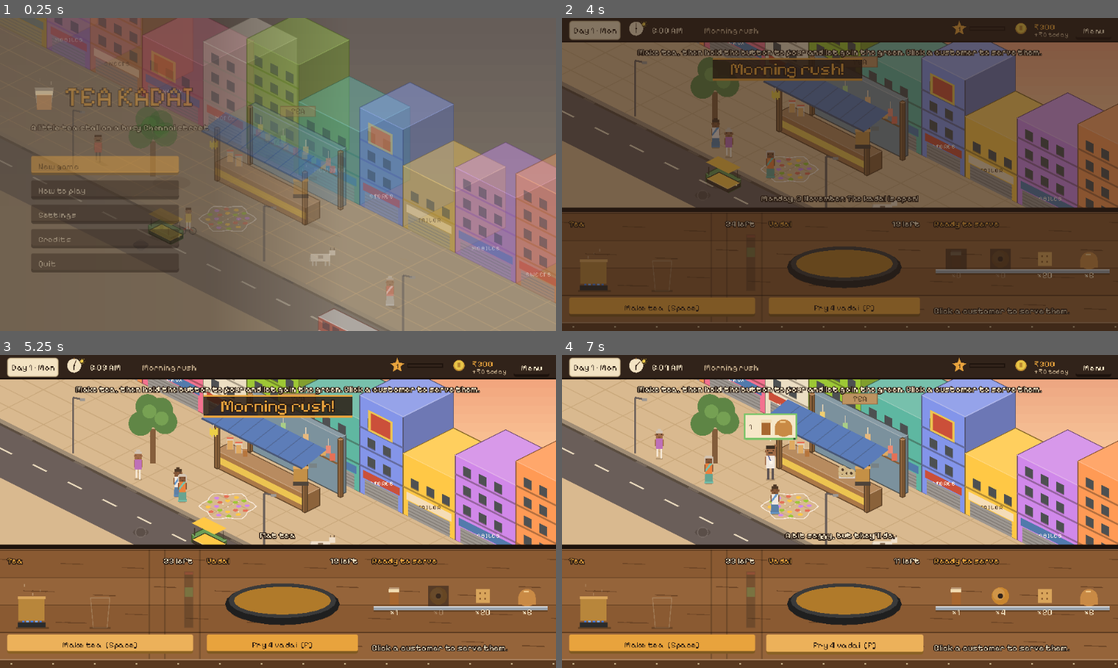
Above: before the commit, frames 1-4 (two rows, left to right).
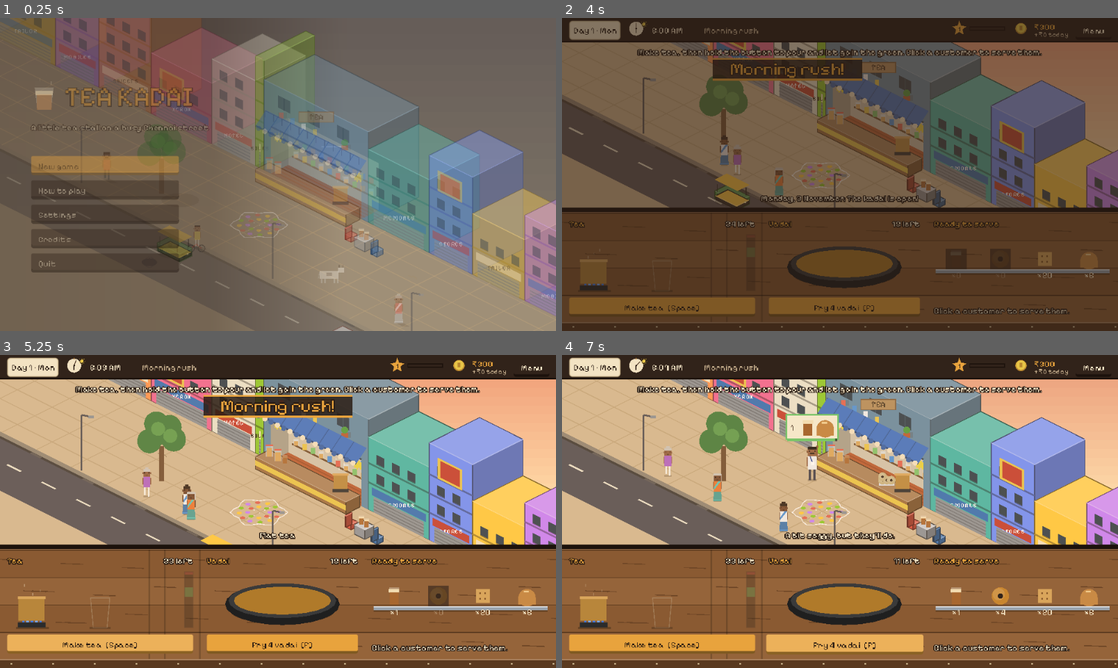
Above: after the commit, the same moments.

Repository: praveenjuge/tea-kadai
Game: Godot game, scene res://main.tscn
Two runs of this game, one before a commit and one after it. Both use one fixed random seed, a clock stepped at 60 frames per second and the inputs below.
Inputs:
- Up to frame 1 (0.25 s): no input
- Up to frame 2 (4 s): click "New game" at 0.5 s; click "Skip" at 1.25 s; click "Prices" at 2 s; click "Done" at 2.75 s; click "Open the kadai →" at 3.5 s
- Up to frame 3 (5.25 s): click "Make tea [Space]" at 4.25 s; click "Hold to pour [Space]" at 5 s
- Up to frame 4 (7 s): click "Fry 4 vadai [F]" at 5.75 s; click "Lift them out [F]" at 6.5 s

The runs differ from the first frame. In frame 1, 33% of the frame differs, in the area x 0-100%, y 0-100%; in frame 2, 24%; in frame 3, 29%; in frame 4, 31%.

Commit message:
Make the kadai a real shop in the building row
The tea kadai is now the ground floor of its own building between the
neighbouring shops: an open front showing shelves, jars and bananas
inside, a counter across the front, a short scalloped awning, the sign
on the wall above, a flat with a balcony and washing upstairs, and a
steel table with plastic chairs on the pavement. Customers stand at
the counter; the fifth spot is by the table outside.

Diff:
--- a/scripts/ui/street_scenery.gd
+++ b/scripts/ui/street_scenery.gd
@@ -95,8 +95,17 @@
 	var night := _view.service().clock.minutes() > 1120.0
 	var x := -20.0
 	var i := 0
+	var kadai_done := false
 	while x < 26.0:
+		# The kadai's own building takes its place in the row.
+		if not kadai_done and x >= StreetView.SHOP_FROM.x - 0.01:
+			_view.draw_kadai_building()
+			x = StreetView.SHOP_TO.x
+			kadai_done = true
+			continue
 		var width := 2.5 + float((i * 7) % 3) * 0.5
+		if not kadai_done and x + width > StreetView.SHOP_FROM.x:
+			width = StreetView.SHOP_FROM.x - x
 		var height := 70.0 + float((i * 37) % 5) * 14.0
 		var color := BUILDING_COLORS[(i * 5) % BUILDING_COLORS.size()]
 		var from := Vector2(x, -3.6)
@@ -162,7 +171,7 @@
 	for crack in [Vector2(-2.3, 2.1), Vector2(8.6, 3.4), Vector2(11.2, 1.2)]:
 		var a := _view._iso(crack)
 		_view.draw_polyline(PackedVector2Array([a, a + Vector2(4, 2), a + Vector2(6, 1), a + Vector2(10, 4)]), PAVEMENT_LINE.darkened(0.15), 1.0)
-	_draw_kolam(Vector2(4.0, 3.9))
+	_draw_kolam(Vector2(4.0, 2.6))
 	# Kerb, drain with grates, road, and lane markings.
 	_view._quad(Vector2(-30, 5.4), Vector2(30, 5.65), Color("8c8273"))
 	_view._quad(Vector2(-30, 5.65), Vector2(30, 5.8), Color("3a3634"))
@@ -225,9 +234,9 @@
 	if not sun_up() or _view.service().is_raining():
 		return
 	var shade := Color(0.2, 0.12, 0.05, 0.22)
-	var offset := shadow_offset(60.0)
-	var footprint := [_view._iso(Vector2(1.4, -0.3)), _view._iso(Vector2(6.6, -0.3)),
-		_view._iso(Vector2(6.6, 2.0)), _view._iso(Vector2(1.4, 2.0))]
+	var offset := shadow_offset(30.0)
+	var footprint := [_view._iso(StreetView.COUNTER_FROM), _view._iso(Vector2(StreetView.COUNTER_TO.x, StreetView.COUNTER_FROM.y)),
+		_view._iso(StreetView.COUNTER_TO), _view._iso(Vector2(StreetView.COUNTER_FROM.x, StreetView.COUNTER_TO.y))]
 	var cast := PackedVector2Array([footprint[2], footprint[3], footprint[3] + offset, footprint[2] + offset])
 	_view.draw_colored_polygon(cast, shade)
 	var tree := _view._iso(Vector2(-0.6, 3.6))
--- a/scripts/ui/street_view.gd
+++ b/scripts/ui/street_view.gd
@@ -10,8 +10,21 @@
 const HALF_W := 20.0
 const HALF_H := 10.0
 ## Where customers stand at the counter, in tile coordinates.
-## The fifth spot, at the bench, opens with the bench upgrade.
-const SEAT_TILES: Array[Vector2] = [Vector2(1.9, 2.9), Vector2(3.4, 2.9), Vector2(4.9, 2.9), Vector2(6.4, 2.9), Vector2(7.9, 2.9)]
+## Customers stand at the shop's counter. The fifth spot, by the table
+## outside, opens with the bench upgrade.
+const SEAT_TILES: Array[Vector2] = [Vector2(1.9, 1.0), Vector2(3.4, 1.0), Vector2(4.9, 1.0), Vector2(6.4, 1.0), Vector2(8.3, 1.9)]
+## The kadai's building in the row (back corner to front corner, in tiles),
+## how tall it is, and how tall the shop's open front is.
+const SHOP_FROM := Vector2(1.0, -3.6)
+const SHOP_TO := Vector2(7.0, -0.7)
+const SHOP_HEIGHT := 104.0
+const SHOP_OPENING := 54.0
+## The counter across the shop front, and the table outside.
+const COUNTER_FROM := Vector2(1.4, -0.6)
+const COUNTER_TO := Vector2(6.6, 0.2)
+const COUNTER_MID_Y := -0.2
+const COUNTER_HEIGHT := 14.0
+const SEATING := Vector2(8.0, 0.6)
 ## The edge of the road that customers walk in from and leave to.
 const ROAD_EDGE_Y := 6.6
 const WALK_SECONDS := 0.7
@@ -158,15 +171,13 @@
 # --- Drawing --------------------------------------------------------------
 
 func _draw() -> void:
-	_origin = Vector2(roundf(size.x * 0.5 - 60.0), roundf(size.y * 0.5 - 28.0))
+	_origin = Vector2(roundf(size.x * 0.5 - 50.0), roundf(size.y * 0.5 - 8.0))
 	_scenery.draw_sky()
 	_scenery.draw_buildings()
 	_scenery.draw_ground()
 	_scenery.draw_shadows()
 	_draw_stall()
 	_draw_tree(Vector2(-0.6, 3.6))
-	if _service.state.has_upgrade("bench"):
-		_box(Vector2(7.1, 2.3), Vector2(8.7, 2.7), 9, WOOD.lightened(0.1), WOOD.darkened(0.1), WOOD.darkened(0.3))
 	_draw_cow(Vector2(9.4, 3.9))
 	for seat in _service.seats.size():
 		var customer = _service.seats[seat]
@@ -207,81 +218,177 @@
 	return Vector2(to.x - 1.0, ROAD_EDGE_Y).lerp(to, t)
 
 
-func _draw_stall() -> void:
-	# The stall starts faded; fresh paint makes it bright.
+## The kadai's building in the street's row: the shop on the ground floor,
+## open at the front so you can see in, with flats above. Drawn by the
+## scenery in row order so the neighbours overlap it correctly.
+func draw_kadai_building() -> void:
 	var painted := _service.state.has_upgrade("paint")
 	var paint := STALL_PAINT if painted else STALL_PAINT.lerp(Color("8a8f94"), 0.55)
-	_box(Vector2(1.4, -0.3), Vector2(6.6, 0.0), 66, paint.lightened(0.1), paint, paint.darkened(0.2))
+	var x0 := SHOP_FROM.x
+	var x1 := SHOP_TO.x
+	var front := SHOP_TO.y
+	var back := SHOP_FROM.y
+	_box(Vector2(x0, back), Vector2(x1, front), SHOP_HEIGHT, paint.lightened(0.1), paint, paint.darkened(0.25))
+	# Inside the shop, seen through the open front: floor, side wall, back wall.
+	var in0 := x0 + 0.4
+	var in1 := x1 - 0.4
+	var deep := front - 1.0
+	var tiles := PackedVector2Array([_iso(Vector2(in0, deep)), _iso(Vector2(in1, deep)), _iso(Vector2(in1, front)), _iso(Vector2(in0, front))])
+	draw_colored_polygon(tiles, Color("b5582f"))
+	for t in 4:
+		var y := lerpf(deep, front, (t + 1) / 5.0)
+		draw_line(_iso(Vector2(in0, y)), _iso(Vector2(in1, y)), Color("9a4a26"), 1.0)
+	var wall := Color("e8d9b8") if painted else Color("cfc4ad")
+	draw_colored_polygon(PackedVector2Array([_iso(Vector2(in0, deep)), _iso(Vector2(in0, front)),
+		_iso(Vector2(in0, front), SHOP_OPENING), _iso(Vector2(in0, deep), SHOP_OPENING)]), wall.darkened(0.2))
+	draw_colored_polygon(PackedVector2Array([_iso(Vector2(in0, deep)), _iso(Vector2(in1, deep)),
+		_iso(Vector2(in1, deep), SHOP_OPENING), _iso(Vector2(in0, deep), SHOP_OPENING)]), wall)
+	_draw_shop_inside(in0, in1, deep, front)
+	# The front wall around the opening: pillars and the wall above.
+	_wall_quad(x0, in0, front, 0.0, SHOP_OPENING, paint)
+	_wall_quad(in1, x1, front, 0.0, SHOP_OPENING, paint)
+	_wall_quad(x0, x1, front, SHOP_OPENING, SHOP_HEIGHT, paint)
+	draw_line(_iso(Vector2(in0, front), SHOP_OPENING), _iso(Vector2(in1, front), SHOP_OPENING), paint.darkened(0.5), 2.0)
 	if not painted:
-		for stain in [Vector2(2.3, 0.0), Vector2(4.8, 0.0)]:
-			var at := _iso(stain, 18)
-			draw_rect(Rect2(at, Vector2(9, 5)), Color(0.3, 0.25, 0.2, 0.25))
+		for stain in [Vector2(x0 + 0.8, front), Vector2(x1 - 1.5, front)]:
+			draw_rect(Rect2(_iso(stain, SHOP_OPENING + 20), Vector2(10, 6)), Color(0.3, 0.25, 0.2, 0.25))
+	_draw_flat_above(x0, x1, front, paint)
+	_draw_shop_sign((x0 + x1) / 2.0, front, painted)
+
+
+func _wall_quad(from_x: float, to_x: float, y: float, low: float, high: float, color: Color) -> void:
+	draw_colored_polygon(PackedVector2Array([_iso(Vector2(from_x, y), low), _iso(Vector2(to_x, y), low),
+		_iso(Vector2(to_x, y), high), _iso(Vector2(from_x, y), high)]), color)
+
+
+func _draw_shop_inside(in0: float, in1: float, deep: float, front: float) -> void:
+	# Two shelves of jars and packets on the back wall, and a tube light.
+	var colors := [Color("e0604e"), Color("e8c547"), Color("7cc46a"), Color("d9a55b"), Color("4a90d9")]
+	for shelf in 2:
+		var up := 12.0 + shelf * 14.0
+		var left := _iso(Vector2(in0 + 0.2, deep), up)
+		var right := _iso(Vector2(in1 - 0.2, deep), up)
+		draw_line(left, right, WOOD.darkened(0.3), 2.0)
+		for i in 10:
+			var at := left.lerp(right, (i + 0.5) / 10.0)
+			if shelf == 0 and i % 3 == 0:
+				draw_rect(Rect2(at + Vector2(-3, -8), Vector2(6, 8)), Color(0.9, 0.95, 1.0, 0.5))
+				draw_rect(Rect2(at + Vector2(-2, -5), Vector2(4, 5)), Color("d9a55b"))
+			else:
+				draw_rect(Rect2(at + Vector2(-2, -7), Vector2(5, 7)), colors[(i + shelf) % colors.size()])
+	var tube := _iso(Vector2((in0 + in1) / 2.0, deep), SHOP_OPENING - 6)
+	var night := _service.clock.minutes() > 1080.0
+	draw_rect(Rect2(tube + Vector2(-14, 0), Vector2(28, 2)), Color("fffbe8") if night else Color("dfe5ea"))
+	if night:
+		draw_circle(tube + Vector2(0, 14), 30.0, Color(1, 0.98, 0.85, 0.12))
 	if _service.state.has_upgrade("radio"):
-		_draw_radio_and_posters()
-	# Shelf with snack packets and jars on the back wall.
-	var shelf_l := _iso(Vector2(1.6, 0.0), 34)
-	var shelf_r := _iso(Vector2(6.4, 0.0), 34)
-	draw_line(shelf_l, shelf_r, WOOD.darkened(0.3), 2.0)
-	var packet_colors := [Color("e0604e"), Color("e8c547"), Color("7cc46a"), Color("d9a55b")]
-	for i in 9:
-		var at := shelf_l.lerp(shelf_r, (i + 0.5) / 9.0)
-		draw_rect(Rect2(at + Vector2(-3, -9), Vector2(6, 8)), packet_colors[i % packet_colors.size()])
+		_draw_radio_and_posters(in0, deep)
+	if _service.state.has_upgrade("fan"):
+		var fan := _iso(Vector2(in1 - 0.6, deep), 44)
+		draw_rect(Rect2(fan + Vector2(-1, 0), Vector2(2, 8)), Color("4a4a4a"))
+		draw_circle(fan, 7.0, Color(0.85, 0.88, 0.92, 0.35))
+		for i in 3:
+			var a := _time * 18.0 + i * TAU / 3.0
+			draw_line(fan, fan + Vector2(cos(a), sin(a) * 0.6) * 7.0, Color("dfe5ea"), 2.0)
+		draw_circle(fan, 1.5, Color("4a4a4a"))
+	# Bunches of bananas hanging just inside the front.
+	for spot in [in0 + 0.3, in1 - 0.3]:
+		var hook := _iso(Vector2(spot, front - 0.15), SHOP_OPENING - 2)
+		draw_line(hook, hook + Vector2(0, 4), Color("ded4bf"), 1.0)
+		for i in 5:
+			draw_rect(Rect2(hook + Vector2(-5 + i * 2, 4 + (i % 2) * 2), Vector2(2, 8)), Color("e8d23c"))
+
+
+## The flat above the shop: windows, a balcony with a plant and washing.
+func _draw_flat_above(x0: float, x1: float, front: float, paint: Color) -> void:
+	var night := _service.clock.minutes() > 1120.0
+	for w in 3:
+		var gx := x0 + 0.8 + w * 1.7
+		var at := _iso(Vector2(gx, front), SHOP_HEIGHT - 10.0)
+		var glass := Color("ffe9a8") if night and w != 1 else Color("2a3a48")
+		draw_colored_polygon(PackedVector2Array([at, at + Vector2(14, 7), at + Vector2(14, 21), at + Vector2(0, 14)]), glass)
+		draw_line(at + Vector2(7, 3.5), at + Vector2(7, 17.5), paint.darkened(0.45), 1.0)
+	var rail_l := _iso(Vector2(x0 + 0.3, front + 0.25), SHOP_HEIGHT - 30.0)
+	var rail_r := _iso(Vector2(x1 - 0.3, front + 0.25), SHOP_HEIGHT - 30.0)
+	draw_line(rail_l, rail_r, Color("3a3a40"), 1.0)
+	for i in 12:
+		var post := rail_l.lerp(rail_r, i / 11.0)
+		draw_line(post, post + Vector2(0, 8), Color("3a3a40"), 1.0)
+	var washing := [Color("e0604e"), Color("4a90d9"), Color("eef0f2"), Color("e8c547")]
 	for i in 4:
-		var hang := _iso(Vector2(2.0 + i * 1.3, 0.0), 58)
-		draw_line(hang, hang + Vector2(0, 8), Color("ded4bf"), 1.0)
-		draw_rect(Rect2(hang + Vector2(-3, 8), Vector2(6, 9)), packet_colors[(i + 1) % packet_colors.size()].lightened(0.2))
-
-	# Pillars, counter, and the roof.
-	for corner in [Vector2(1.4, 0.0), Vector2(6.6, 0.0)]:
-		_box(corner + Vector2(0, 0.0), corner + Vector2(0.15, 0.15), 66, WOOD, WOOD.darkened(0.2), WOOD.darkened(0.35))
-	if _service.state.has_upgrade("counter"):
-		_box(Vector2(0.2, 1.2), Vector2(1.4, 2.0), 20, WOOD.lightened(0.15), WOOD, WOOD.darkened(0.25))
-		var stove := _iso(Vector2(0.8, 1.6), 20)
-		draw_rect(Rect2(stove + Vector2(-8, -4), Vector2(16, 4)), Color("2b2b2b"))
-		draw_rect(Rect2(stove + Vector2(-7, -14), Vector2(14, 10)), Color("6a6f75"))
-		draw_rect(Rect2(stove + Vector2(-8, -15), Vector2(16, 2)), Color("9aa3ad"))
-	_box(Vector2(1.4, 1.2), Vector2(6.6, 2.0), 20, WOOD.lightened(0.15), WOOD, WOOD.darkened(0.25))
-	_quad_up(Vector2(1.4, 1.95), Vector2(6.6, 2.0), 14, 6, Color("e8c547"))
-	for corner in [Vector2(1.4, 1.9), Vector2(6.45, 1.9)]:
-		_box(corner, corner + Vector2(0.15, 0.15), 60, WOOD, WOOD.darkened(0.2), WOOD.darkened(0.35))
+		var at := rail_l.lerp(rail_r, 0.15 + i * 0.12) + Vector2(0, -6)
+		draw_rect(Rect2(at, Vector2(5, 7)), washing[i])
+	var pot := rail_l.lerp(rail_r, 0.85)
+	draw_rect(Rect2(pot + Vector2(-4, -6), Vector2(8, 6)), Color("b5582f"))
+	draw_circle(pot + Vector2(0, -9), 4.0, Color("4a9a3a"))
+
+
+## Above the shop front: cardboard at first, a proper painted board once the
+## shop is painted, with bulbs around it once lit.
+func _draw_shop_sign(center_x: float, front: float, painted: bool) -> void:
+	var sign_at := _iso(Vector2(center_x, front), SHOP_OPENING + 34)
+	if not painted:
+		draw_rect(Rect2(sign_at + Vector2(-20, -9), Vector2(40, 12)), Color("b08a5a"))
+		draw_rect(Rect2(sign_at + Vector2(-20, -9), Vector2(40, 12)), Color("7a5a3a"), false, 1.0)
+		_text(sign_at, "TEA", Color("3a2a1a"), HORIZONTAL_ALIGNMENT_CENTER)
+		return
+	if _service.state.has_upgrade("sign"):
+		var lit := _service.clock.minutes() > 1050.0
+		for i in 12:
+			var bulb := sign_at + Vector2(-38 + i * 6.8, -13)
+			var on := lit and (int(_time * 4.0) + i) % 3 != 0
+			draw_rect(Rect2(bulb, Vector2(2, 2)), Color("fff3a8") if on else Color("8a7a4a"))
+			draw_rect(Rect2(bulb + Vector2(0, 17), Vector2(2, 2)), Color("fff3a8") if on else Color("8a7a4a"))
+		if lit:
+			draw_circle(sign_at + Vector2(0, -4), 46.0, Color(1.0, 0.95, 0.6, 0.12))
+	draw_rect(Rect2(sign_at + Vector2(-36, -11), Vector2(72, 15)), Color("e8c547"))
+	draw_rect(Rect2(sign_at + Vector2(-36, -11), Vector2(72, 15)), Color("b5321f"), false, 1.0)
+	_text(sign_at + Vector2(0, 1), "TEA KADAI", Color("b5321f"), HORIZONTAL_ALIGNMENT_CENTER)
+
+
+## In front of the shop: the counter and what's on it, the awning, plants,
+## and a table with plastic chairs on the pavement.
+func _draw_stall() -> void:
+	var big := _service.state.has_upgrade("counter")
+	var c0 := COUNTER_FROM.x - (0.2 if big else 0.0)
+	var c1 := COUNTER_TO.x + (0.2 if big else 0.0)
+	_box(Vector2(c0, COUNTER_FROM.y), Vector2(c1, COUNTER_TO.y), COUNTER_HEIGHT, WOOD.lightened(0.15), WOOD, WOOD.darkened(0.25))
+	_quad_up(Vector2(c0, COUNTER_TO.y - 0.05), Vector2(c1, COUNTER_TO.y), COUNTER_HEIGHT - 4.0, 4, Color("e8c547"))
 	_draw_counter_things()
-	# A tarp awning over the front, so the shelf behind stays visible.
-	var roof := [_iso(Vector2(1.1, 1.1), 66), _iso(Vector2(6.9, 1.1), 66), _iso(Vector2(6.9, 2.5), 58), _iso(Vector2(1.1, 2.5), 58)]
+	_draw_seating()
+	# A short tarp awning fixed above the open front, so you can still see in.
+	var top := SHOP_OPENING + 16.0
+	var reach := SHOP_TO.y + 0.6
+	var roof := [_iso(Vector2(SHOP_FROM.x + 0.1, SHOP_TO.y), top), _iso(Vector2(SHOP_TO.x - 0.1, SHOP_TO.y), top),
+		_iso(Vector2(SHOP_TO.x - 0.1, reach), top - 12.0), _iso(Vector2(SHOP_FROM.x + 0.1, reach), top - 12.0)]
 	draw_colored_polygon(PackedVector2Array(roof), TARP)
 	for i in range(1, 8):
 		var t := i / 8.0
 		draw_line(roof[0].lerp(roof[1], t), roof[3].lerp(roof[2], t), TARP.darkened(0.2), 1.0)
 	draw_line(roof[3], roof[2], TARP.darkened(0.4), 2.0)
-	# Bananas hanging under the awning's front edge.
-	var hook := _iso(Vector2(1.7, 2.4), 56)
-	draw_line(hook, hook + Vector2(0, 4), Color("ded4bf"), 1.0)
-	for i in 5:
-		draw_rect(Rect2(hook + Vector2(-5 + i * 2, 4 + (i % 2) * 2), Vector2(2, 8)), Color("e8d23c"))
+	# A scalloped edge along the front.
+	for i in 16:
+		var at: Vector2 = roof[3].lerp(roof[2], (i + 0.5) / 16.0)
+		draw_circle(at + Vector2(0, 1), 3.0, TARP.darkened(0.15) if i % 2 == 0 else Color("f3e3c3"))
 	if _service.state.has_upgrade("plants"):
 		_draw_plants_and_lights(roof)
-	# Sign board on top of the back wall: cardboard at first, a proper board once painted.
-	var sign_at := _iso(Vector2(4.0, -0.15), 80)
-	if not painted:
-		draw_rect(Rect2(sign_at + Vector2(-20, -9), Vector2(40, 12)), Color("b08a5a"))
-		draw_rect(Rect2(sign_at + Vector2(-20, -9), Vector2(40, 12)), Color("7a5a3a"), false, 1.0)
-		_text(sign_at + Vector2(0, 0), "TEA", Color("3a2a1a"), HORIZONTAL_ALIGNMENT_CENTER)
-		return
-	if _service.state.has_upgrade("sign"):
-		var lit := _service.clock.minutes() > 1050.0
-		for i in 12:
-			var bulb := sign_at + Vector2(-36 + i * 6.5, -12)
-			var on := lit and (int(_time * 4.0) + i) % 3 != 0
-			draw_rect(Rect2(bulb, Vector2(2, 2)), Color("fff3a8") if on else Color("8a7a4a"))
-			draw_rect(Rect2(bulb + Vector2(0, 16), Vector2(2, 2)), Color("fff3a8") if on else Color("8a7a4a"))
-		if lit:
-			draw_circle(sign_at + Vector2(0, -4), 44.0, Color(1.0, 0.95, 0.6, 0.12))
-	draw_rect(Rect2(sign_at + Vector2(-34, -10), Vector2(68, 13)), Color("e8c547"))
-	draw_rect(Rect2(sign_at + Vector2(-34, -10), Vector2(68, 13)), Color("b5321f"), false, 1.0)
-	_text(sign_at + Vector2(0, 0), "TEA KADAI", Color("b5321f"), HORIZONTAL_ALIGNMENT_CENTER)
+
+
+## A steel table with two plastic chairs on the pavement beside the shop.
+func _draw_seating() -> void:
+	var table := SEATING
+	for chair in [[Vector2(-0.7, 0.0), Color("d64a3a")], [Vector2(0.9, 0.1), Color("2f6db5")]]:
+		var at: Vector2 = table + chair[0]
+		var color: Color = chair[1]
+		_box(at, at + Vector2(0.35, 0.35), 6, color.lightened(0.15), color, color.darkened(0.25))
+		_box(at, at + Vector2(0.06, 0.35), 13, color, color.darkened(0.1), color.darkened(0.3))
+	_box(table, table + Vector2(0.6, 0.5), 11, Color("c9ced6"), Color("8a9098"), Color("6a7078"))
+	for i in 2:
+		Style.draw_item(self, "tea", _iso(table + Vector2(0.15 + i * 0.3, 0.25), 15), 0.9)
 
 
 func _draw_plants_and_lights(roof: Array) -> void:
-	for spot in [Vector2(1.0, 2.3), Vector2(7.0, 2.1)]:
+	for spot in [Vector2(SHOP_FROM.x - 0.2, SHOP_TO.y + 0.4), Vector2(SHOP_TO.x + 0.2, SHOP_TO.y + 0.4)]:
 		var pot := _iso(spot)
 		draw_rect(Rect2(pot + Vector2(-5, -8), Vector2(10, 8)), Color("b5582f"))
 		draw_rect(Rect2(pot + Vector2(-6, -9), Vector2(12, 2)), Color("c96a3a"))
@@ -298,16 +405,16 @@
 			draw_circle(at + Vector2(1, 1), 4.0, Color(color, 0.18))
 
 
-func _draw_radio_and_posters() -> void:
-	var poster := _iso(Vector2(2.0, 0.0), 60)
+func _draw_radio_and_posters(in0: float, deep: float) -> void:
+	var poster := _iso(Vector2(in0 + 0.5, deep), 52)
 	draw_rect(Rect2(poster + Vector2(-6, 0), Vector2(12, 16)), Color("2f6db5"))
 	draw_rect(Rect2(poster + Vector2(-5, 2), Vector2(10, 6)), Color("e8c547"))
 	draw_rect(Rect2(poster + Vector2(-5, 10), Vector2(10, 2)), Color("f3e3c3"))
-	var photo := _iso(Vector2(3.0, 0.0), 58)
+	var photo := _iso(Vector2(in0 + 1.5, deep), 50)
 	draw_rect(Rect2(photo + Vector2(-5, 0), Vector2(10, 9)), Color("6b4a2e"))
 	draw_rect(Rect2(photo + Vector2(-4, 1), Vector2(8, 7)), Color("d9c9a5"))
 	draw_rect(Rect2(photo + Vector2(-1, 3), Vector2(2, 4)), Color("6b4a2e"))
-	var radio := _iso(Vector2(5.4, 0.0), 44)
+	var radio := _iso(Vector2(in0 + 3.2, deep), 44)
 	draw_rect(Rect2(radio + Vector2(-8, -8), Vector2(16, 9)), Color("8a3a2a"))
 	draw_circle(radio + Vector2(-3, -4), 2.5, Color("3a2a1a"))
 	draw_rect(Rect2(radio + Vector2(2, -6), Vector2(4, 1)), Color("e8c547"))
@@ -324,7 +431,7 @@
 	# Biscuit jars on the left of the counter.
 	var biscuits := _service.state.how_many("biscuit")
 	for i in 2:
-		var jar := _iso(Vector2(1.8 + i * 0.5, 1.55), 20)
+		var jar := _iso(Vector2(COUNTER_FROM.x + 0.4 + i * 0.5, COUNTER_MID_Y), COUNTER_HEIGHT)
 		draw_rect(Rect2(jar + Vector2(-4, -12), Vector2(8, 12)), Color(0.9, 0.95, 1.0, 0.45))
 		var fill := clampi(biscuits - i * 10, 0, 10)
 		if fill > 0:
@@ -334,28 +441,20 @@
 	var glass := 0
 	for kind in Catalog.GLASSES:
 		for quality in _service.ready[kind]:
-			Style.draw_item(self, kind, _iso(Vector2(2.7 + glass * 0.36, 1.6), 26), quality)
+			Style.draw_item(self, kind, _iso(Vector2(COUNTER_FROM.x + 1.3 + glass * 0.36, COUNTER_MID_Y), COUNTER_HEIGHT + 6.0), quality)
 			glass += 1
 	var vadai: Array = _service.ready["vadai"]
 	if not vadai.is_empty():
-		var plate := _iso(Vector2(5.0, 1.6), 21)
+		var plate := _iso(Vector2(COUNTER_FROM.x + 3.6, COUNTER_MID_Y), COUNTER_HEIGHT + 1.0)
 		draw_rect(Rect2(plate + Vector2(-9, -1), Vector2(18, 3)), Color("d8dde3"))
 		for i in vadai.size():
 			Style.draw_item(self, "vadai", plate + Vector2(-5 + (i % 3) * 5, -4 - (i / 3) * 4), vadai[i])
 	# Stove and milk pot with steam on the right. The upgrade is a bigger pot.
-	var stove := _iso(Vector2(5.9, 1.6), 20)
+	var stove := _iso(Vector2(COUNTER_TO.x - 0.7, COUNTER_MID_Y), COUNTER_HEIGHT)
 	var pot := 1.4 if _service.state.has_upgrade("pot") else 1.0
 	draw_rect(Rect2(stove + Vector2(-9, -4), Vector2(18, 4)), Color("2b2b2b"))
 	draw_rect(Rect2(stove + Vector2(-8, -20) * pot, Vector2(16, 16) * pot), Color("b8863b"))
 	draw_rect(Rect2(stove + Vector2(-9 * pot, -20 * pot - 2), Vector2(18 * pot, 3)), Color("d9a55b"))
-	if _service.state.has_upgrade("fan"):
-		var fan := _iso(Vector2(2.6, 0.2), 40)
-		draw_rect(Rect2(fan + Vector2(-1, 0), Vector2(2, 10)), Color("4a4a4a"))
-		draw_circle(fan, 7.0, Color(0.85, 0.88, 0.92, 0.35))
-		for i in 3:
-			var a := _time * 18.0 + i * TAU / 3.0
-			draw_line(fan, fan + Vector2(cos(a), sin(a) * 0.6) * 7.0, Color("dfe5ea"), 2.0)
-		draw_circle(fan, 1.5, Color("4a4a4a"))
 	for i in 3:
 		var x := stove.x - 5 + i * 5 + sin(_time * 2.5 + i) * 2.0
 		var y := stove.y - 26 - fmod(_time * 10.0 + i * 5.0, 16.0)
